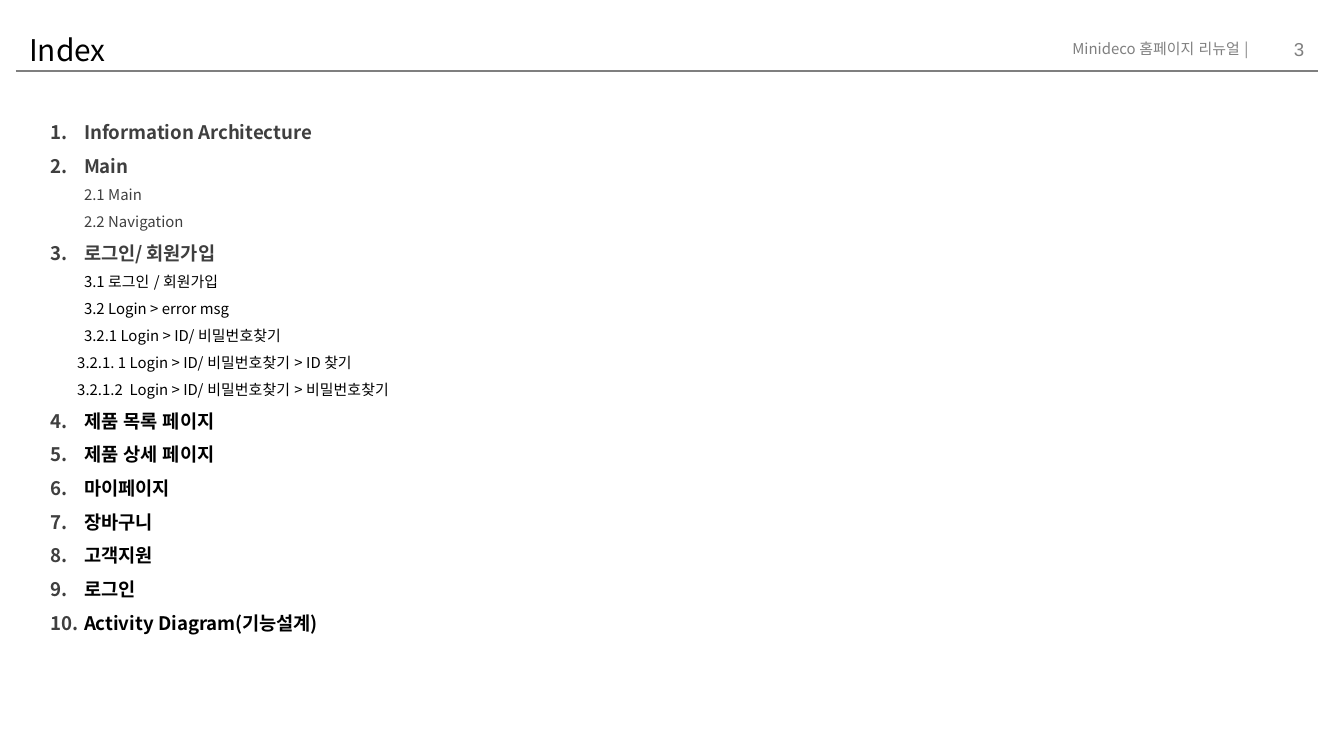
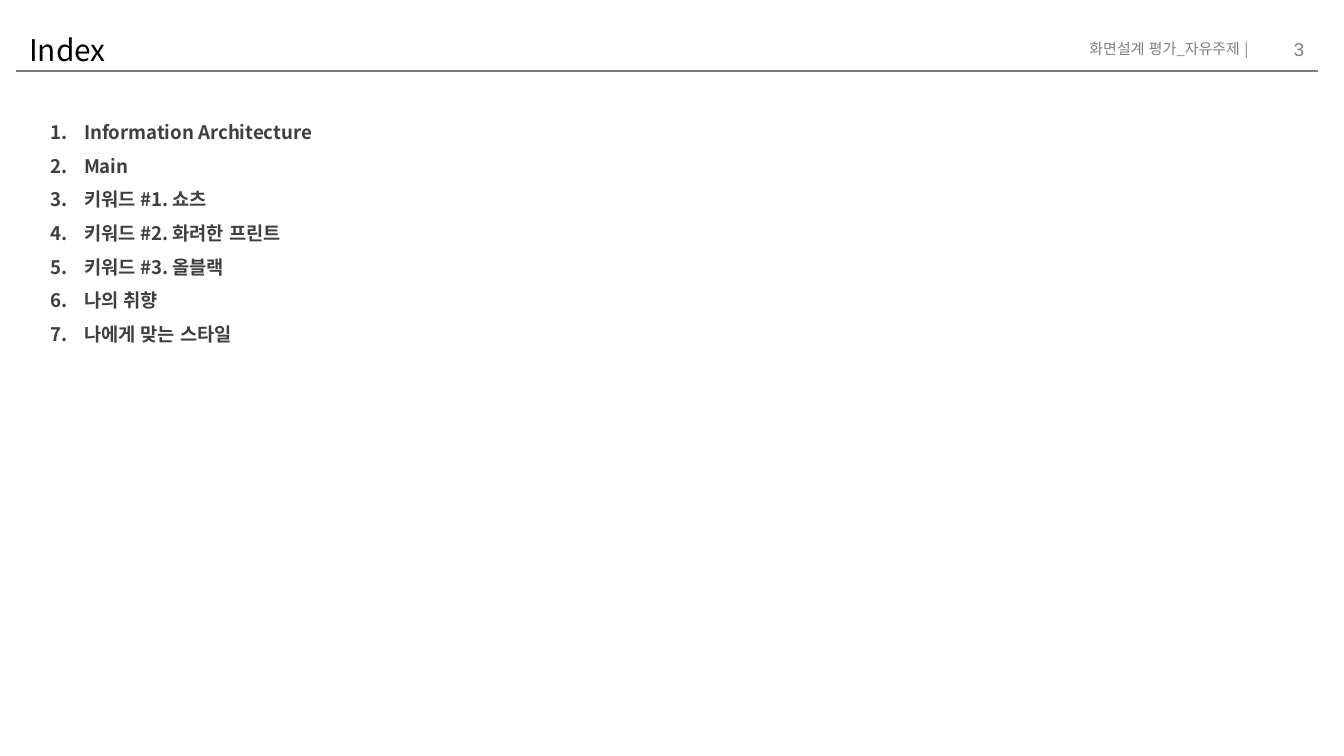
Before and after one commit to chaemilee9012/TIL2020, a slide deck: slide 3 of assignment/storyboard/이채미.pptx. Drawn at 1344x756 pixels with LibreOffice and Linux fonts; fonts in the diff are those of the drawing. Boxes give left, top, right and bottom in pixels: in the first picture for what was removed or moved away, otherwise in the second. Text is boxed around its words. In the diff, an @@ line names an element or a change of style, - is before the commit and + after.

```diff
--- a/assignment/storyboard/이채미.pptx
+++ b/assignment/storyboard/이채미.pptx
@@ text at (x1=1089, y1=41, x2=1240, y2=56): text changed @@
-Minideco 홈페이지 리뉴얼 |
+화면설계 평가_자유주제 |
@@ text at (x1=84, y1=158, x2=280, y2=343): text changed; size 8 to 10 pt; text colour #000000 to #3F3F3F; bold on @@
-2. Main
-   2.1 Main
-   2.2 Navigation
-3. 로그인/ 회원가입
-   3.1 로그인 / 회원가입
-   3.2 Login > error msg
-   3.2.1 Login > ID/ 비밀번호찾기
-    3.2.1. 1 Login > ID/ 비밀번호찾기 > ID 찾기
-    3.2.1.2 Login > ID/ 비밀번호찾기 > 비밀번호찾기
-4. 제품 목록 페이지
-5. 제품 상세 페이지
-6. 마이페이지
-7. 장바구니
-8. 고객지원
-9. 로그인
-10. Activity Diagram(기능설계)
+2. Main
+3. 키워드 #1. 쇼츠
+4. 키워드 #2. 화려한 프린트
+5. 키워드 #3. 올블랙
+6. 나의 취향
+7. 나에게 맞는 스타일
```
Also in this commit, not shown: 3 other slides changed, 5 slides added, 16 slides removed, 13 other files.
